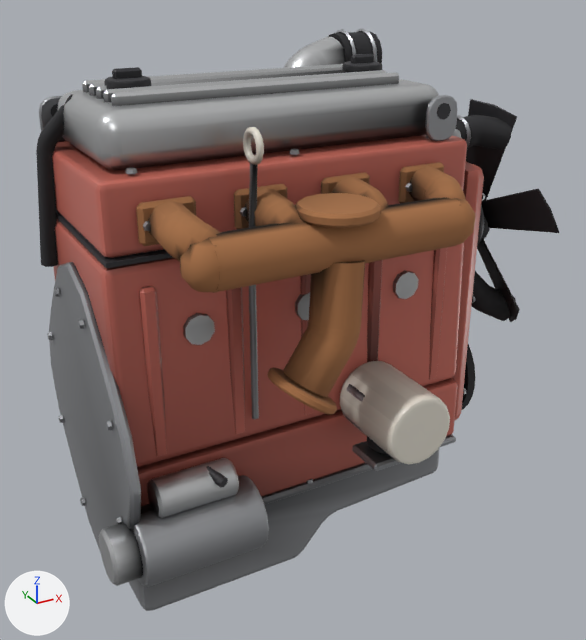
A saved change to the glTF model public/models/modcar/parts/eng_i4d.glb.
Camera for both pictures: a 50 mm lens placed at (-0.527, -0.993, 0.83), pointed at (0.014, -0.01, 0.339). Lighting does not change. The marker at lower left points along +X, +Y and +Z. The older version comes first. Vertices at exactly the same position are counted once.

The first picture shows 'PART'.
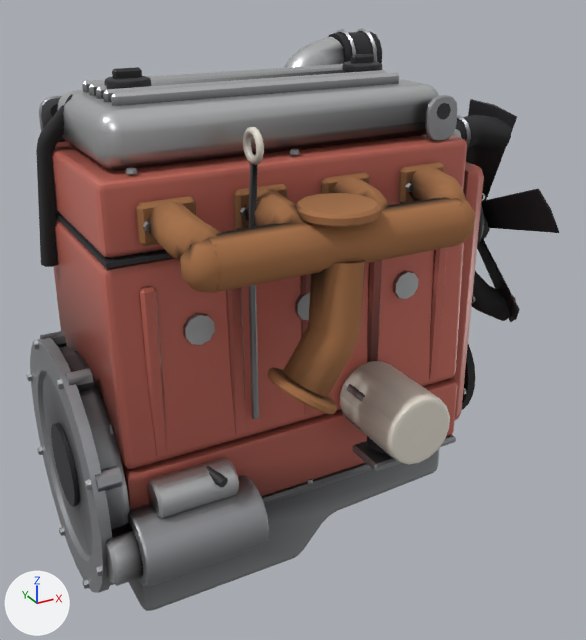
Commit message: ModCar parts: cast flywheel housings on the car engines

Changed parts and their boxes (x1, y1, x2, y2) in the pictures (586 x 640 px; the box of a moved part takes in the faces that stretch with it):
'PART', reshaped: before (36, 29, 559, 611); after (27, 29, 559, 611)
part 1 of me_part, moved or reshaped: before (47, 332, 53, 340); after (27, 373, 33, 381)
part 2 of me_part, added: after (40, 331, 67, 347)
part 3 of me_part, moved or reshaped: before (78, 318, 84, 329); after (33, 340, 39, 350)
part 4 of me_part, added: after (65, 368, 94, 390)
part 5 of me_part, moved or reshaped: before (116, 517, 122, 524); after (56, 379, 64, 389)
part 6 of me_part, added: after (95, 466, 123, 492)
part 7 of me_part, added: after (84, 479, 92, 490)
part 8 of me_part, added: after (95, 565, 103, 576)
part 9 of me_part, added: after (82, 578, 89, 589)
part 10 of me_part, added: after (59, 527, 65, 536)
part 11 of me_part, added: after (51, 423, 79, 507)
part 12 of me_part, rebuilt (9% wider, 12% shorter): before (49, 262, 141, 553); after (30, 338, 130, 593)
part 13 of me_part, deleted: before (106, 420, 113, 430)
part 14 of me_part, deleted: before (54, 287, 60, 297)
part 15 of me_part, recoloured: (56, 186, 426, 609) in both

The edits, one by one:
me_part is used by ob_part; location (0.0, 0.0, 0.0).
me_part had 6290 vertices, 11910 faces and spanned x -0.34..0.373, y -0.279..0.29, z 0.0..0.733.
me_part now has 6611 vertices, 12480 faces and spans x -0.352..0.373, y -0.279..0.29, z 0.0..0.733.
me_part part 1: the loose piece of 12 vertices spanning x -0.316..-0.311, y 0.14..0.152, z 0.314..0.328 is moved by (-0.036, 0.012, -0.066).
me_part part 2: a new loose piece, an 8-sided cylinder along x spanning x -0.34..-0.31, y 0.053..0.079, z 0.335..0.361, in mat_steel.
me_part part 3: the loose piece of 12 vertices spanning x -0.316..-0.311, y -0.067..-0.054, z 0.416..0.428 is turned 34 degrees about the x axis through its middle and scaled by 1.09, then moved by (-0.036, 0.126, -0.073).
me_part part 4: a new loose piece, an 8-sided cylinder along x spanning x -0.34..-0.31, y -0.079..-0.053, z 0.335..0.361, in mat_steel.
me_part part 5: the loose piece of 12 vertices spanning x -0.316..-0.311, y -0.153..-0.14, z 0.172..0.186 is turned 68 degrees about the x axis through its middle and scaled by 1.09, then moved by (-0.036, 0.08, 0.17).
me_part part 6: a new loose piece, an 8-sided cylinder along x spanning x -0.34..-0.31, y -0.171..-0.145, z 0.243..0.269, in mat_steel.
me_part part 7: a new loose piece, a 6-sided cut cone along x (radius 0.006 at the low end, 0.0075 at the high end) spanning x -0.352..-0.346, y -0.1648..-0.1519, z 0.2481..0.2631, in mat_steel.
me_part part 8: a new loose piece, a 6-sided cut cone along x (radius 0.006 at the low end, 0.0075 at the high end) spanning x -0.352..-0.346, y -0.1648..-0.1519, z 0.1169..0.1319, in mat_steel.
me_part part 9: a new loose piece, a 6-sided cut cone along x (radius 0.006 at the low end, 0.0075 at the high end) spanning x -0.352..-0.346, y -0.0721..-0.0591, z 0.0241..0.0391, in mat_steel.
me_part part 10: a new loose piece, a 6-sided cut cone along x (radius 0.006 at the low end, 0.0075 at the high end) spanning x -0.352..-0.346, y 0.0591..0.0721, z 0.0241..0.0391, in mat_steel.
me_part part 11: a new loose piece, a 20-sided cylinder along x spanning x -0.347..-0.341, y -0.0588..0.0588, z 0.1312..0.2488, in mat_trim.
me_part part 12: the loose piece of 88 vertices spanning x -0.309..-0.295, y -0.196..0.196, z 0.019..0.481 is rebuilt with 193 vertices and now spans x -0.346..-0.3, y -0.179..0.179, z 0.011..0.369.
me_part part 13: the loose piece of 12 vertices spanning x -0.316..-0.311, y -0.153..-0.14, z 0.314..0.328 is deleted.
me_part part 14: the loose piece of 12 vertices spanning x -0.316..-0.311, y 0.054..0.067, z 0.415..0.429 is deleted.
me_part part 15: 7438 kept faces spanning x -0.34..0.373, y -0.279..0.29, z 0.004..0.733 get new vertex colours; the middle colour goes from grey #989898 to grey #9a9a9a.
Other edits to the shape of me_part do not show in these pictures.
